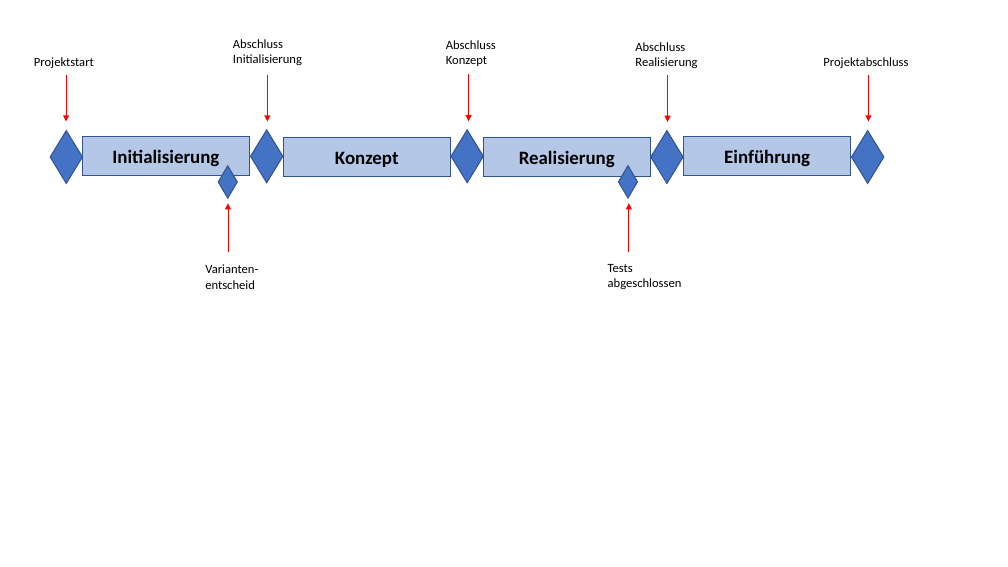
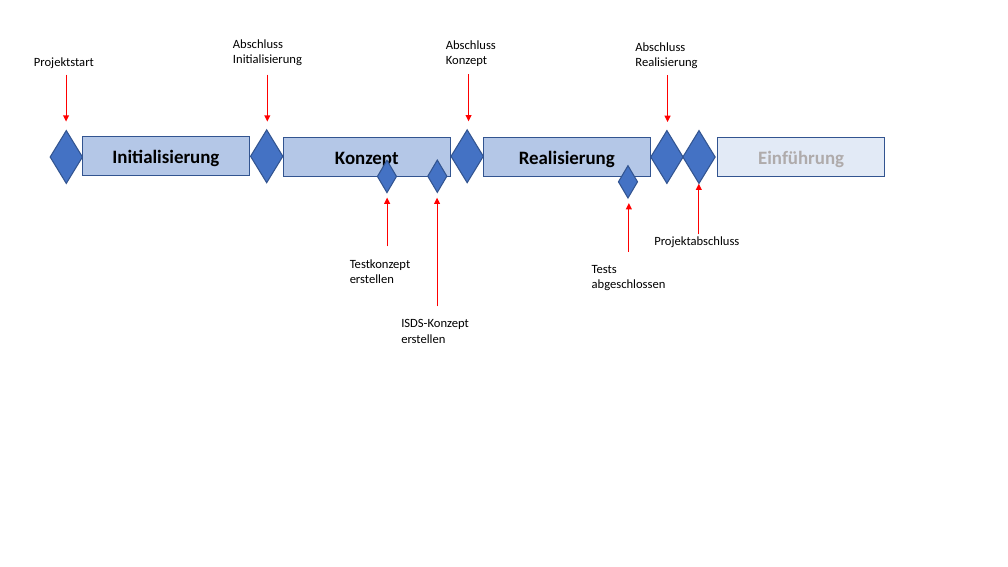
Before and after one commit to florinbarbisch/tic-tac-toe-multiplayer, a slide deck: slide 1 of documents/hermes.pptx. Drawn at 1008x567 pixels with LibreOffice and Linux fonts; fonts in the diff are those of the drawing. Boxes give left, top, right and bottom in pixels: in the first picture for what was removed or moved away, otherwise in the second. Text is boxed around its words. In the diff, an @@ line names an element or a change of style, - is before the commit and + after.

```diff
--- a/documents/hermes.pptx
+++ b/documents/hermes.pptx
@@ diamond: place and size @@
-diamond at (851, 131, 884, 184)
+diamond at (683, 131, 715, 184)
@@ rectangle "Einführung": place and size @@
-rectangle "Einführung" at (684, 137, 851, 175)
+rectangle "Einführung" at (718, 138, 885, 176)
@@ rectangle "Einführung" at (718, 138, 885, 176): text colour #000000 to #AFABAB; fill #B4C7E7 to #E2EAF6 @@
@@ diamond: place and size @@
-diamond at (219, 166, 237, 198)
+diamond at (377, 160, 396, 193)
@@ diamond added at (428, 160, 447, 193), fill #4472C4, outline #325491 1 pt @@
@@ arrow moved from (228, 252) - (228, 203) to (387, 247) - (387, 197) @@
@@ arrow added from (437, 306) to (437, 197), #FF0000 0.75 pt @@
@@ arrow moved from (869, 75) - (869, 122) to (699, 234) - (699, 184) @@
@@ text "Projektabschluss": place and size @@
-text "Projektabschluss" at (823, 57, 908, 68)
+text "Projektabschluss" at (654, 236, 739, 247)
@@ text removed at (205, 264, 258, 289) @@
-Varianten-entscheid
@@ text added at (350, 259, 410, 283), 12 pt, text #000000 @@
+Testkonzept erstellen
@@ text "Tests": place and size @@
-text "Tests" at (608, 264, 682, 289)
+text "Tests" at (592, 265, 666, 290)
@@ text added at (401, 319, 469, 343), 12 pt, text #000000 @@
+ISDS-Konzept erstellen
```
Also in this commit, not shown: 2 other files.
